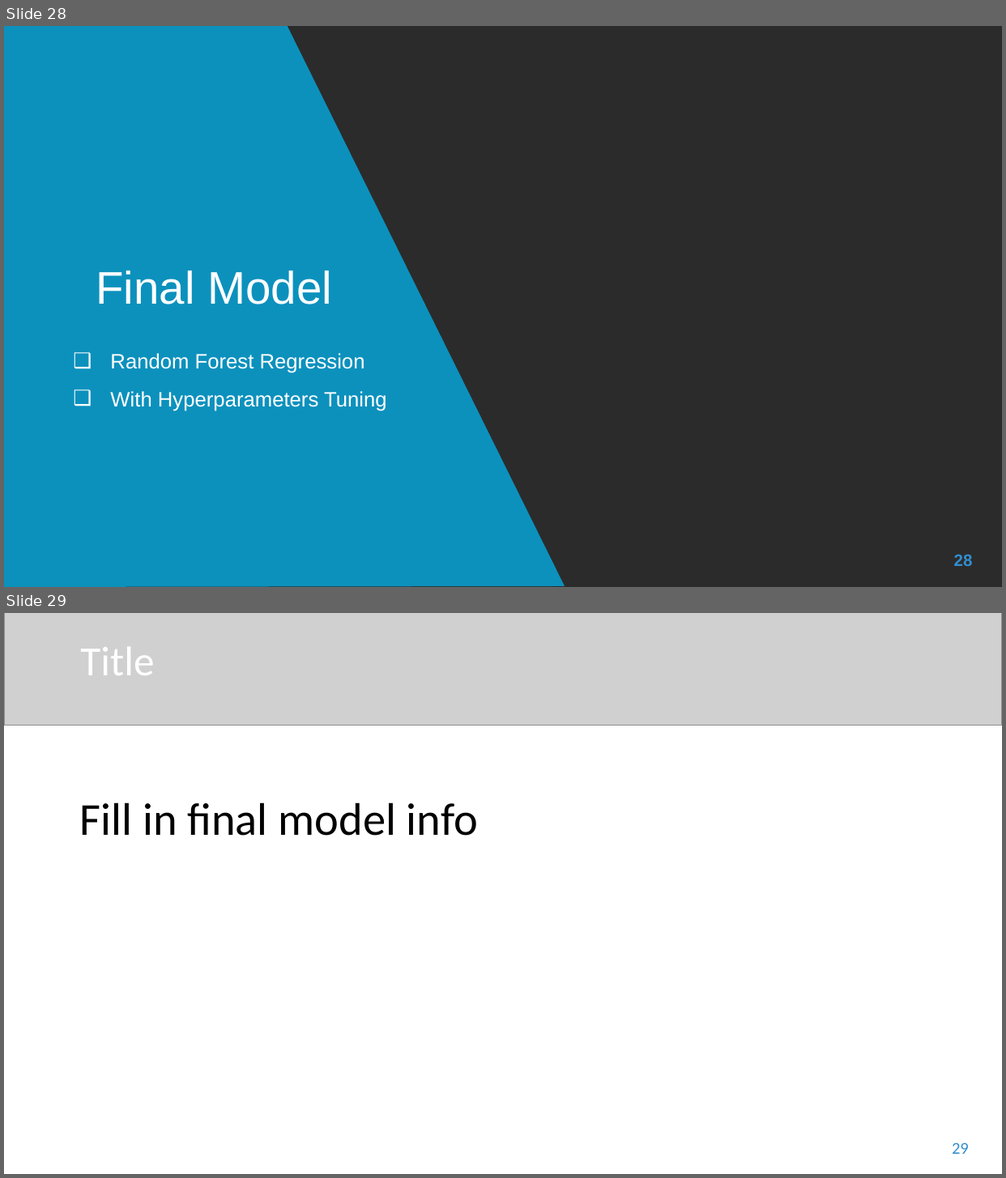
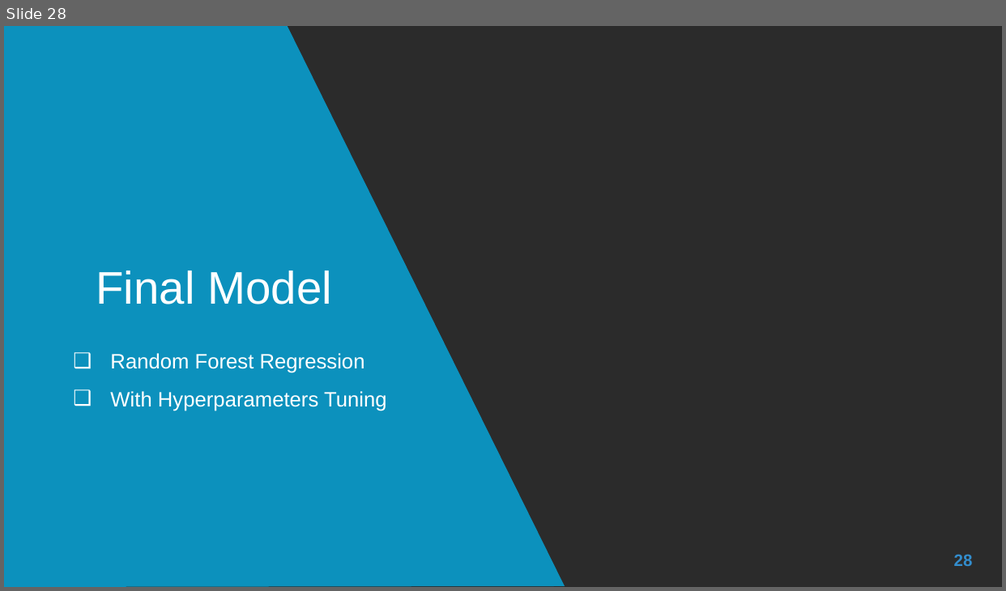
Before and after one commit to Dearsu520/automotive-modeling-project, a slide deck: ETL/Final Project.pptx. Shown one above the other, each under a label of ours: slides 28 and 29 before the commit, slide 28 after it. The pictures are 1006x1178 and 1006x591 pixels, drawn with LibreOffice and Linux fonts; fonts in the diff are those of the drawing; grey boxes stand for pictures; background and template pictures are left out; a plain dark background stands for a picture behind light text. Boxes give left, top, right and bottom in pixels: in the first picture for what was removed or moved away, otherwise in the second. Text is boxed around its words. In the diff, an @@ line names an element or a change of style, - is before the commit and + after.

```diff
--- a/ETL/Final Project.pptx
+++ b/ETL/Final Project.pptx
@@ slide 29 removed at <box>4,613,1002,1174</box>, background #FFFFFF @@
@@ picture removed at <box>4,613,1002,726</box> @@
@@ title removed at <box>80,647,154,675</box> @@
-Title
@@ text removed at <box>80,803,478,836</box> @@
-Fill in final model info
@@ page number removed at <box>952,1143,969,1154</box> @@
-29
```
Also in this commit, not shown: 2 slides changed, 2 slides added, 9 other slides removed.
